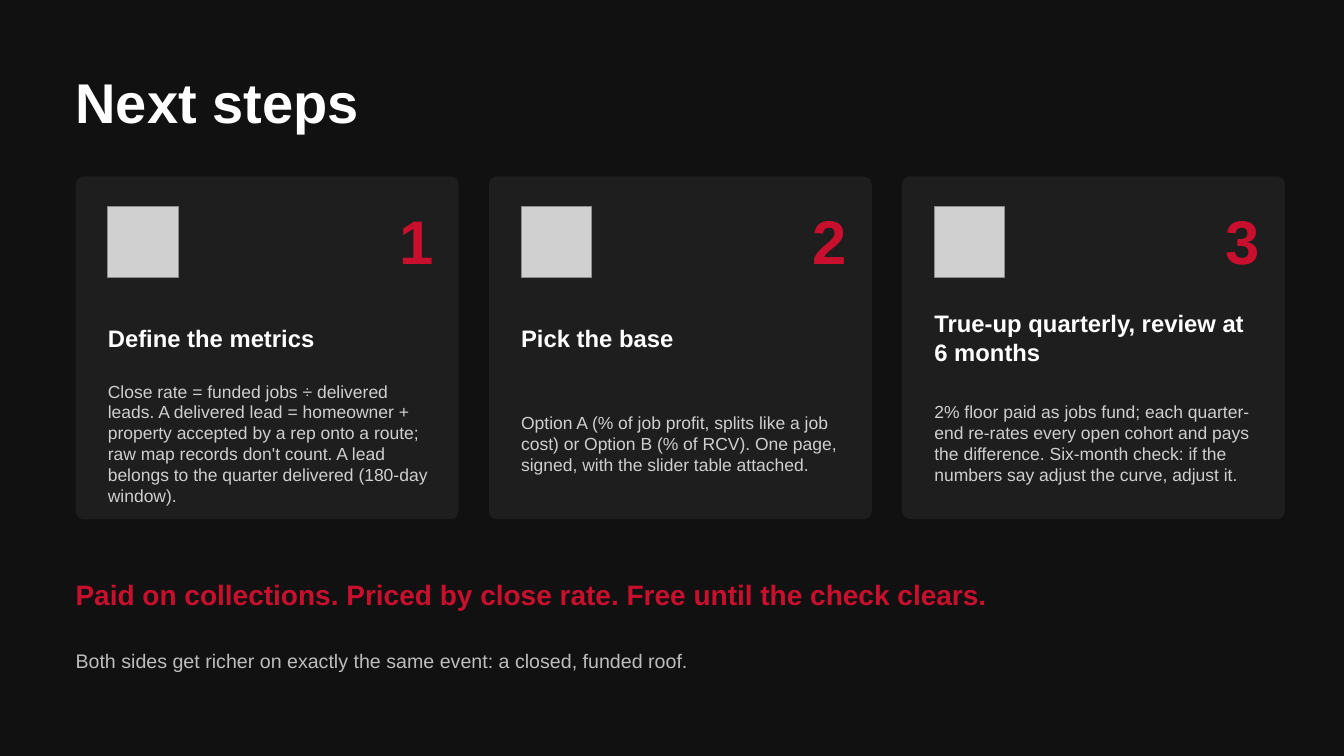
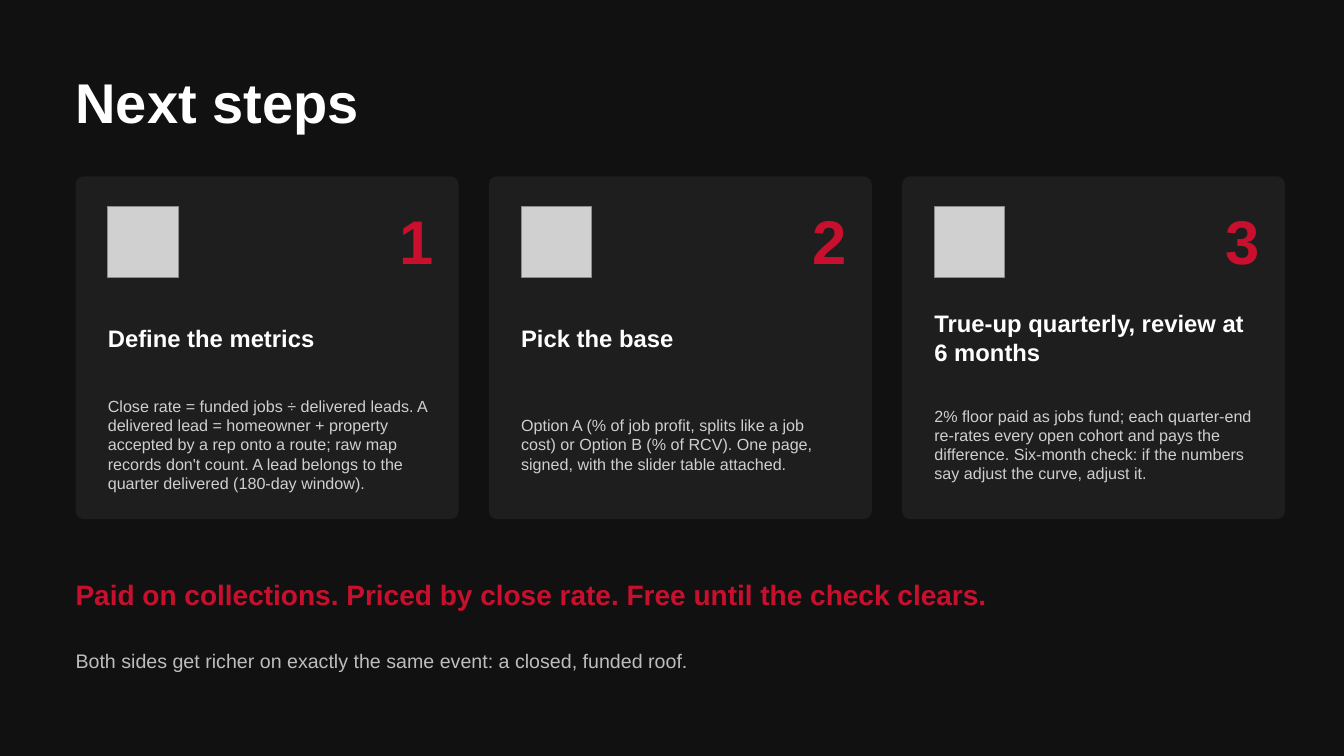
Before and after one commit to DommyD26/roofing-site-template, a slide deck: slide 8 of pitch/Commission-Plan.pptx. Drawn at 1344x756 pixels with LibreOffice and Linux fonts; fonts in the diff are those of the drawing; grey boxes stand for pictures. Boxes give left, top, right and bottom in pixels: in the first picture for what was removed or moved away, otherwise in the second. Text is boxed around its words. In the diff, an @@ line names an element or a change of style, - is before the commit and + after.

```diff
--- a/pitch/Commission-Plan.pptx
+++ b/pitch/Commission-Plan.pptx
@@ size 12.5 to 11.5 pt in 3 elements at [108,400,428,493], [521,419,812,474], [934,410,1251,483] @@
```
Also in this commit, not shown: 4 other slides changed, 3 other files.
